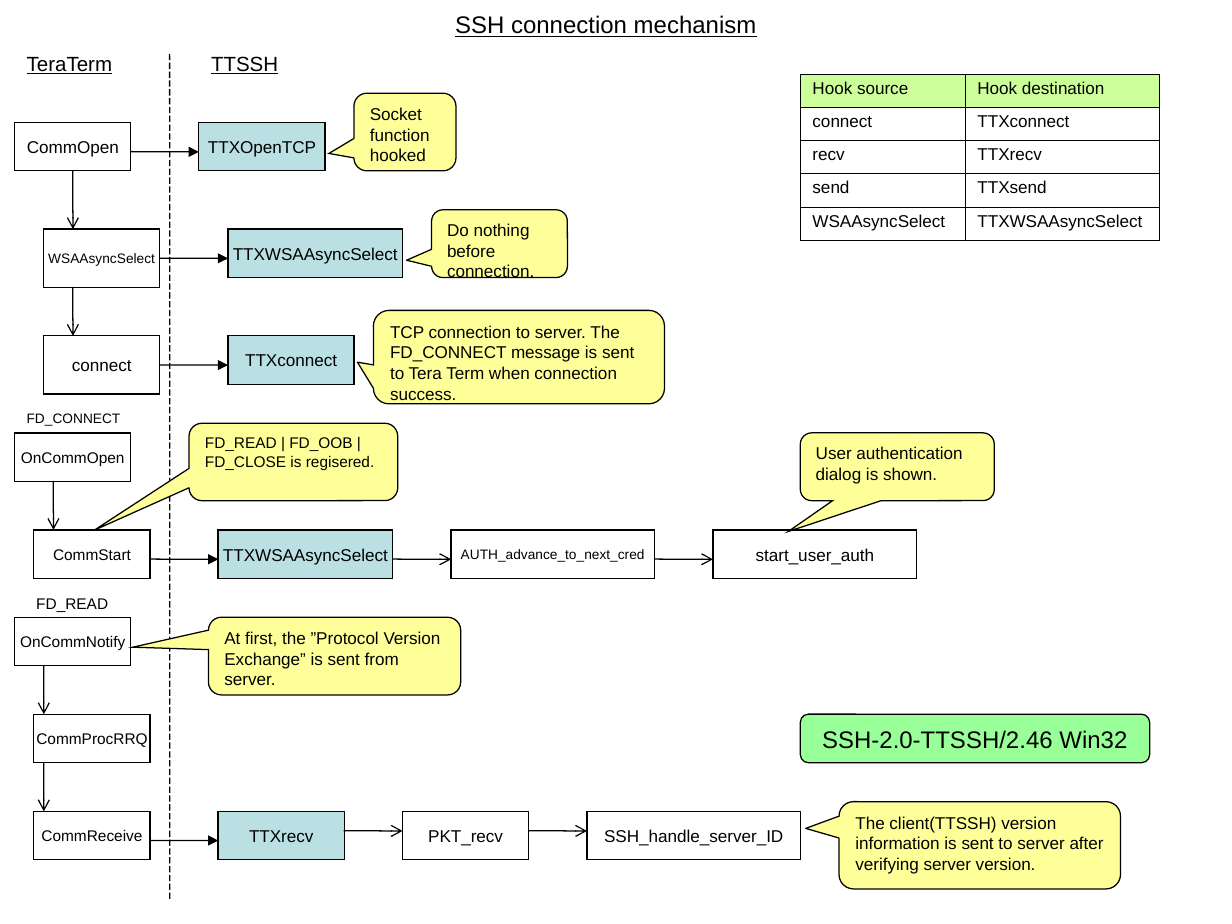
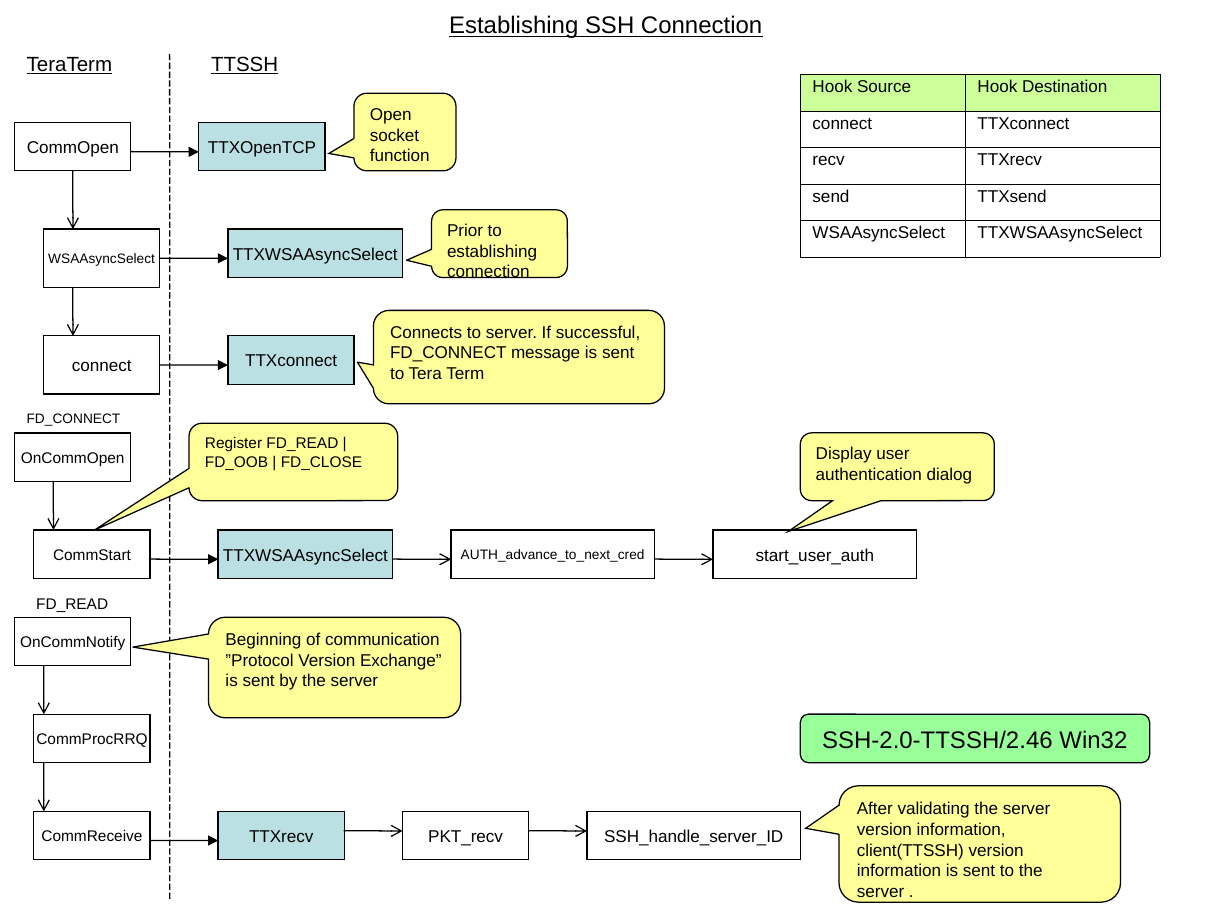
Before and after one commit to m-tmatma/teraterm-mirror-svn2git, a slide deck: slide 1 of doc/en/html/reference/image/ssh.ppt. Drawn at 1232x924 pixels with LibreOffice and Linux fonts; fonts in the diff are those of the drawing. Boxes give left, top, right and bottom in pixels: in the first picture for what was removed or moved away, otherwise in the second. Text is boxed around its words. In the diff, an @@ line names an element or a change of style, - is before the commit and + after.

```diff
--- a/doc/en/html/reference/image/ssh.ppt
+++ b/doc/en/html/reference/image/ssh.ppt
@@ title at <box>449,15,762,38</box>: text changed @@
-SSH connection mechanism
+Establishing SSH Connection
@@ table at <box>801,74,1161,257</box> @@
-row 1, column 1: Hook source
+row 1, column 1: Hook Source
-row 1, column 2: Hook destination
+row 1, column 2: Hook Destination
@@ line spacing 0.93 to 0.81 @@
@@ borders changed @@
@@ text in rounded speech box at <box>370,108,430,161</box>: text changed @@
-Socket function hooked
+Open socket function
@@ text in rounded speech box at <box>447,223,537,281</box>: text changed @@
-Do nothing before connection.
+Prior to establishing connection
@@ text in rounded speech box at <box>390,325,640,379</box>: text changed @@
-TCP connection to server. The FD_CONNECT message is sent to Tera Term when connection success.
+Connects to server. If successful, FD_CONNECT message is sent to Tera Term
@@ text in rounded speech box at <box>205,436,362,470</box>: text changed @@
-FD_READ | FD_OOB | FD_CLOSE is regisered.
+Register FD_READ | FD_OOB | FD_CLOSE
@@ text in rounded speech box at <box>816,446,973,484</box>: text changed @@
-User authentication dialog is shown.
+Display user authentication dialog
@@ rounded speech box "Beginning of communication ”Protocol Version ..." at <box>208,617,461,718</box>: proportions changed @@
@@ rounded speech box "Beginning of communication ”Protocol Version ...": place and size @@
-rounded speech box "Beginning of communication ”Protocol Version ..." at <box>208,617,461,695</box>
+rounded speech box "Beginning of communication ”Protocol Version ..." at <box>208,617,461,718</box>
@@ text in rounded speech box at <box>225,632,442,690</box>: text changed @@
-At first, the ”Protocol Version Exchange” is sent from server.
+Beginning of communication ”Protocol Version Exchange” is sent by the server
@@ rounded speech box "After validating the server version ...": place and size @@
-rounded speech box "After validating the server version ..." at <box>839,802,1121,890</box>
+rounded speech box "After validating the server version ..." at <box>839,786,1121,902</box>
@@ rounded speech box "After validating the server version ..." at <box>839,786,1121,902</box>: proportions changed @@
@@ text in rounded speech box at <box>857,801,1050,897</box>: text changed @@
-The client(TTSSH) version information is sent to server after verifying server version.
+After validating the server version information, client(TTSSH) version information is sent to the server .
```
Also in this commit, not shown: 28 other files.
